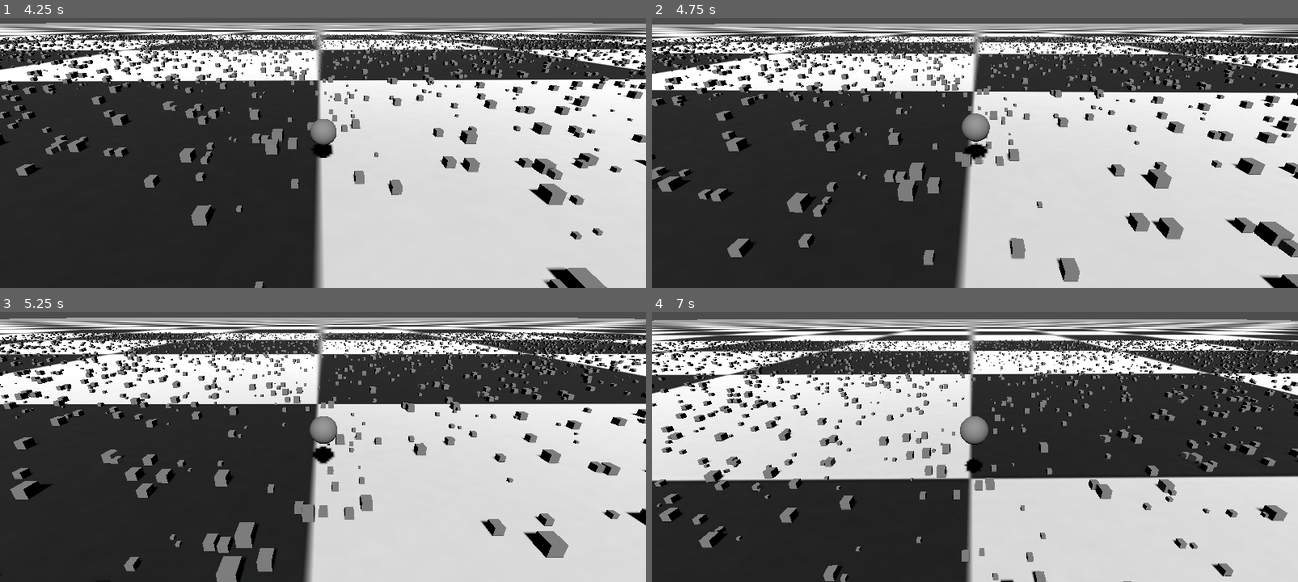
Above: before the commit, frames 1-4 (two rows, left to right).
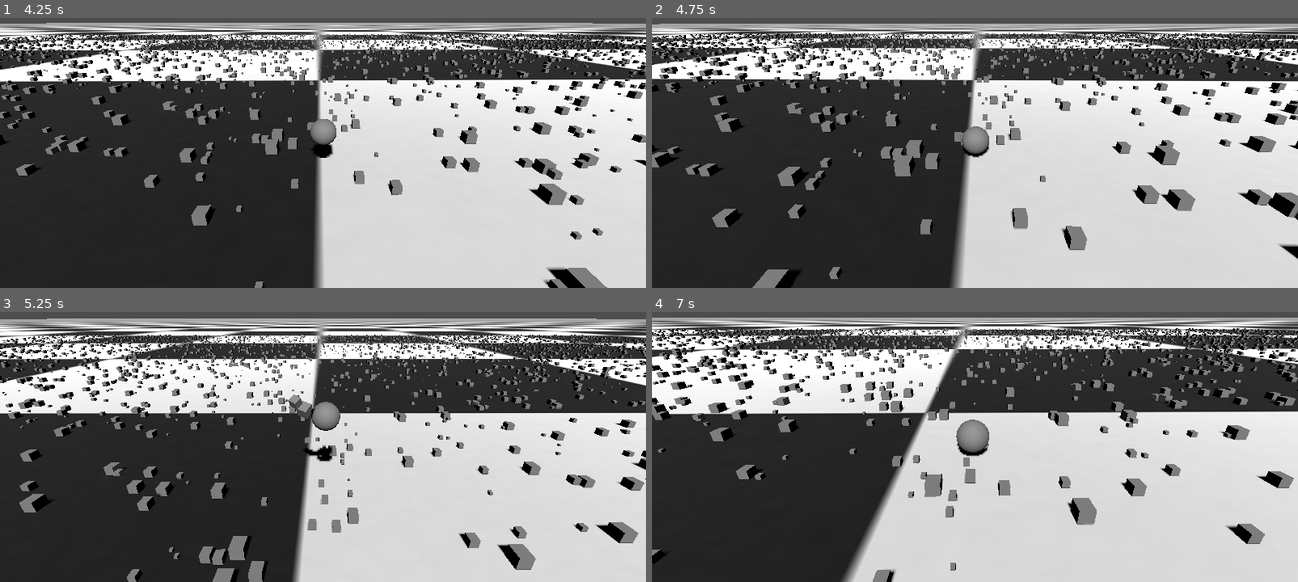
Above: after the commit, the same moments.

Repository: ericso/katamari-clone-spike
Game: Godot game, scene res://Scenes/Main/Main.tscn
The game is run twice, just before and just after one commit, with the same random seed, the same clock (stepped at 60 frames per second) and the same inputs.
Inputs (mouse positions are in pixels of both pictures, inside the frame that each line leads up to):
- Up to frame 1 (4.25 s): move the mouse to (355, 104) at 0.52 s; hold W (move_forward) from 0.53 s (still down); tap Space (jump) at 0.6, 0.77, 1.07, 1.52, 1.55, 1.82, 2.1, 3.02, 3.05, 3.32, 3.6, 3.77, 4.07 s; move the mouse to (290, 107) at 1.27 s; tap E (absorb) at 1.35, 2.85 s; move the mouse to (335, 99) at 2.02 s; move the mouse to (316, 112) at 2.77 s; move the mouse to (368, 109) at 3.52 s
- Up to frame 2 (4.75 s): keep holding W (move_forward); move the mouse to (923, 101) at 4.27 s; tap E (absorb) at 4.35 s; tap Space (jump) at 4.52, 4.55 s
- Up to frame 3 (5.25 s): keep holding W (move_forward); tap Space (jump) at 4.82, 5.1 s; move the mouse to (329, 401) at 5.02 s
- Up to frame 4 (7 s): move the mouse to (949, 393) at 5.77 s; release W (move_forward) at 5.78 s; hold D (move_right) 5.78-6.53 s; tap E (absorb) at 5.85 s; tap Space (jump) at 6.02, 6.05, 6.32, 6.6, 6.77 s; move the mouse to (1007, 398) at 6.52 s; hold W (move_forward) from 6.53 s (still down)

Frame 1 is identical in both runs. In frame 2, 31% of the frame differs, in the area x 0-100%, y 2-100%; in frame 3, 31%; in frame 4, 54%.

Commit message:
increase move and jump forces based on mass increase

Diff:
--- a/Scenes/Ball/Ball.gd
+++ b/Scenes/Ball/Ball.gd
@@ -8,10 +8,12 @@
 @export var jump_force := 10.0
 var can_jump := false
 
+@export var force_growth_factor := 2 # multipler for how the forces grow
+
 # initial ball radius, used to keep track of the collision sphere radius and
 # in scaling the ball when it grows
 var ball_radius := 0.5
-@export var growth_factor := 1.0 # growth_factor is a multipler for how fast the ball grows
+@export var growth_factor := 1.0 # multipler for how fast the ball grows
 
 const STICKABLE_GROUP := "stickable"
 const STUCK_META := "stuck"
@@ -155,3 +157,7 @@
 	# update GroundCheck RayCast vector
 	var new_y = $GroundCheck.target_position.y - (ball_radius + abs($GroundCheck.target_position.y))/abs($GroundCheck.target_position.y)
 	$GroundCheck.target_position.y = new_y
+
+	# update move and jump forces
+	move_force += force_growth_factor * ((delta + move_force) / move_force)
+	jump_force += force_growth_factor * ((delta + jump_force) / jump_force)
